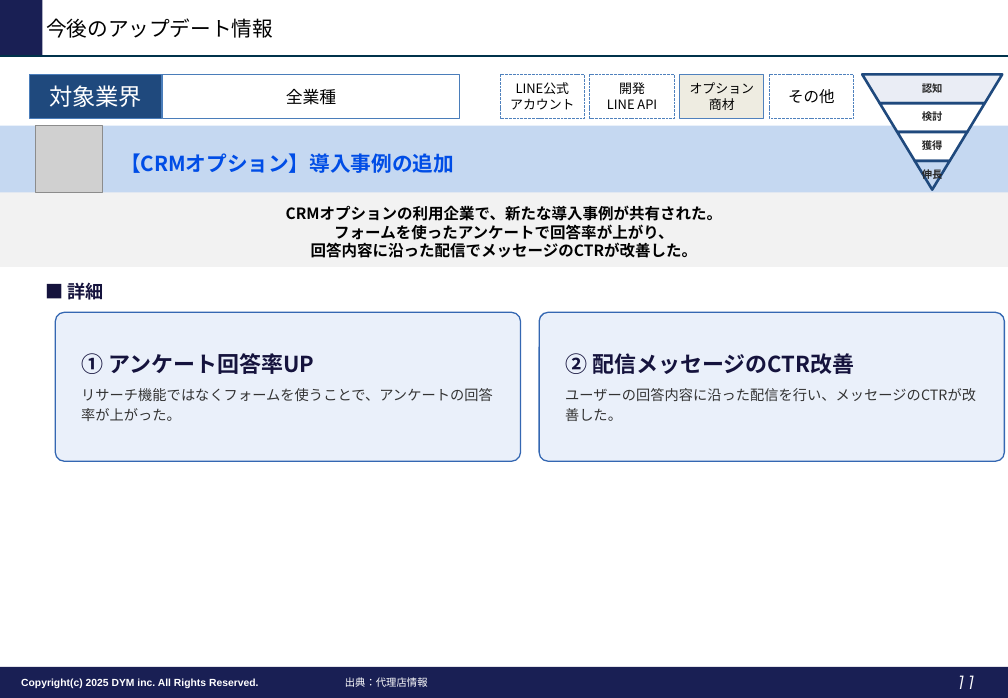
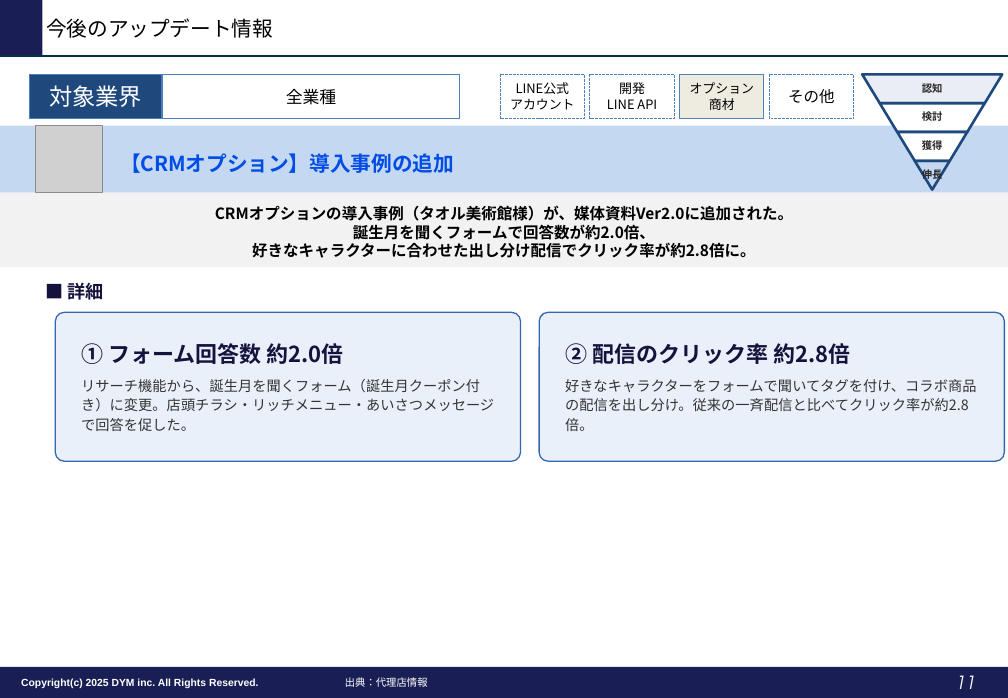
Before and after one commit to tonomura-r-dev/folder, a slide deck: slide 11 of LINEOA媒体最新情報_2026年10月トレンドレポート.pptx. Drawn at 1008x698 pixels with LibreOffice and Linux fonts; fonts in the diff are those of the drawing; grey boxes stand for pictures; background and template pictures are left out. Boxes give left, top, right and bottom in pixels: in the first picture for what was removed or moved away, otherwise in the second. Text is boxed around its words. In the diff, an @@ line names an element or a change of style, - is before the commit and + after.

```diff
--- a/LINEOA媒体最新情報_2026年10月トレンドレポート.pptx
+++ b/LINEOA媒体最新情報_2026年10月トレンドレポート.pptx
@@ text at bbox=[215, 205, 793, 258]: text changed @@
-CRMオプションの利用企業で、新たな導入事例が共有された。
-フォームを使ったアンケートで回答率が上がり、
-回答内容に沿った配信でメッセージのCTRが改善した。
+CRMオプションの導入事例（タオル美術館様）が、媒体資料Ver2.0に追加された。
+誕生月を聞くフォームで回答数が約2.0倍、
+好きなキャラクターに合わせた出し分け配信でクリック率が約2.8倍に。
@@ text in rounded rectangle at bbox=[81, 343, 494, 431]: text changed @@
-① アンケート回答率UP
-リサーチ機能ではなくフォームを使うことで、アンケートの回答率が上がった。
+① フォーム回答数 約2.0倍
+リサーチ機能から、誕生月を聞くフォーム（誕生月クーポン付き）に変更。店頭チラシ・リッチメニュー・あいさつメッセージで回答を促した。
@@ text in rounded rectangle at bbox=[565, 343, 976, 431]: text changed @@
-② 配信メッセージのCTR改善
-ユーザーの回答内容に沿った配信を行い、メッセージのCTRが改善した。
+② 配信のクリック率 約2.8倍
+好きなキャラクターをフォームで聞いてタグを付け、コラボ商品の配信を出し分け。従来の一斉配信と比べてクリック率が約2.8倍。
```
Also in this commit, not shown: 7 other slides changed, 2 other files.
